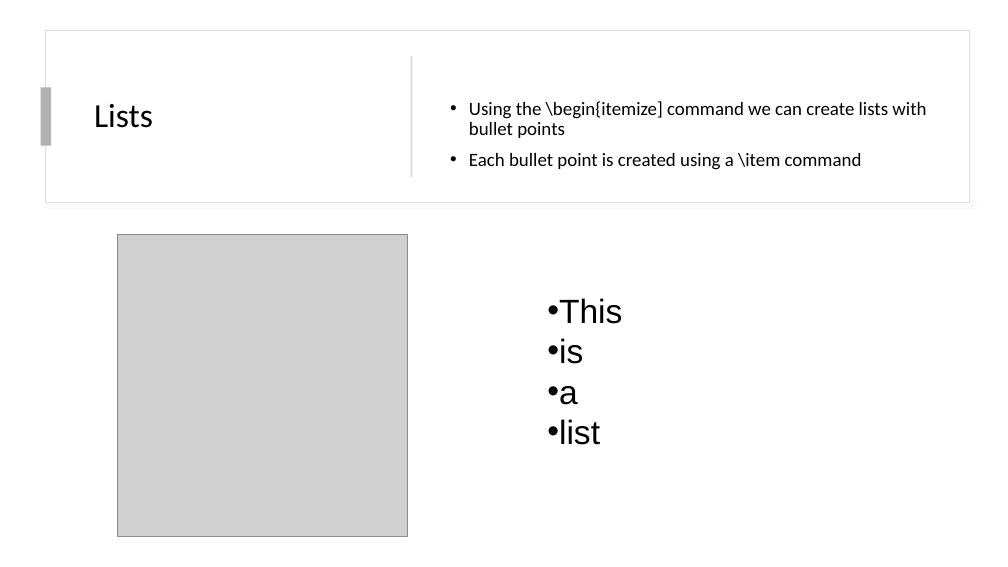
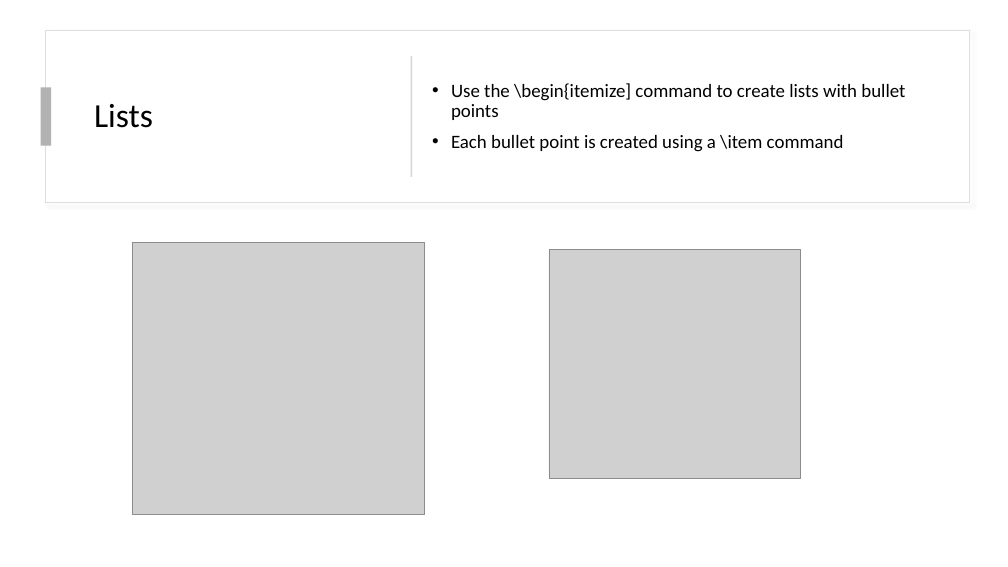
Before and after one commit to ocunningham08/LaTeX-Workshop, a slide deck: slide 16 of Workshop.pptx (slide 17 before the commit). Drawn at 1008x567 pixels with LibreOffice and Linux fonts; fonts in the diff are those of the drawing; grey boxes stand for pictures. Boxes give left, top, right and bottom in pixels: in the first picture for what was removed or moved away, otherwise in the second. Text is boxed around its words. In the diff, an @@ line names an element or a change of style, - is before the commit and + after.

```diff
--- a/Workshop.pptx
+++ b/Workshop.pptx
@@ text "Use the \begin{itemize] command to ..." moved from (x1=469, y1=101, x2=926, y2=170) to (x1=451, y1=83, x2=905, y2=152) @@
@@ text at (x1=451, y1=83, x2=905, y2=120): text changed @@
-• Using the \begin{itemize] command we can create lists with bullet points
+• Use the \begin{itemize] command to create lists with bullet points
@@ picture resized from (x1=118, y1=235, x2=408, y2=537) to (x1=132, y1=242, x2=424, y2=515) @@
@@ picture added at (x1=549, y1=250, x2=801, y2=479) @@
@@ text removed at (x1=547, y1=298, x2=622, y2=445) @@
-• This
-• is
-• a
-• list
```
Also in this commit, not shown: 21 other slides changed, 6 slides removed, 1 other file.
